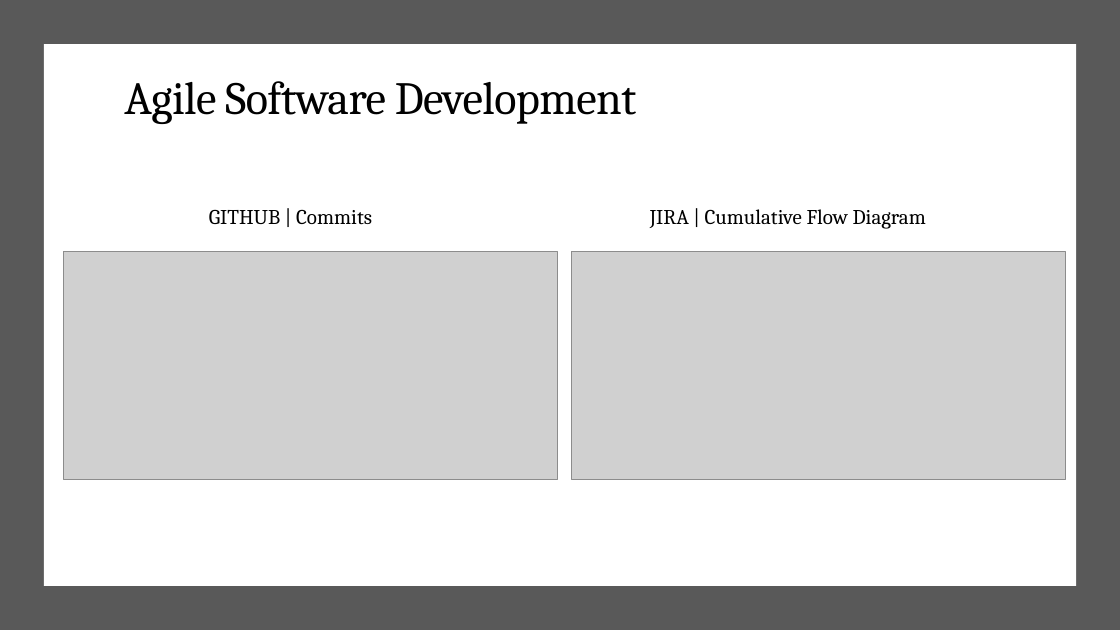
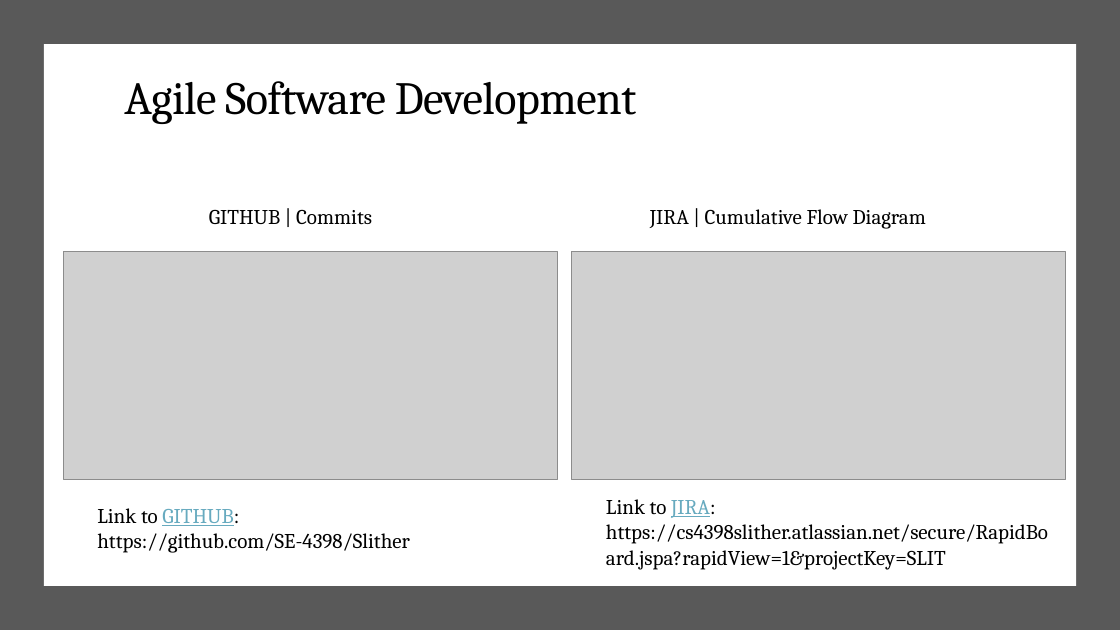
Before and after one commit to SE-4398/Slither, a slide deck: slide 6 of app/Documentation/Software Engineering Presentation.pptx (slide 7 before the commit). Drawn at 1120x630 pixels with LibreOffice and Linux fonts; fonts in the diff are those of the drawing; grey boxes stand for pictures. Boxes give left, top, right and bottom in pixels: in the first picture for what was removed or moved away, otherwise in the second. Text is boxed around its words. In the diff, an @@ line names an element or a change of style, - is before the commit and + after.

```diff
--- a/app/Documentation/Software Engineering Presentation.pptx
+++ b/app/Documentation/Software Engineering Presentation.pptx
@@ text added at box(97, 508, 410, 553), 18 pt, text #000000 @@
+Link to GITHUB:
+https://github.com/SE-4398/Slither
@@ text added at box(606, 499, 1048, 570), 18 pt, text #000000 @@
+Link to JIRA: https://cs4398slither.atlassian.net/secure/RapidBoard.jspa?rapidView=1&projectKey=SLIT
```
Also in this commit, not shown: 2 other slides changed, 3 slides added, 9 other files.
